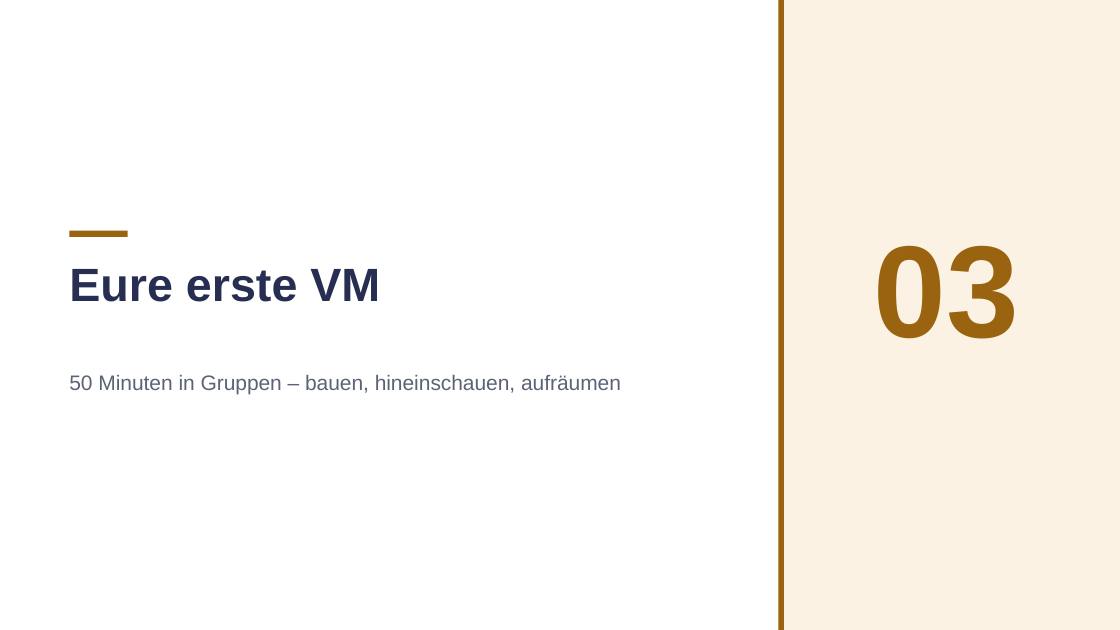
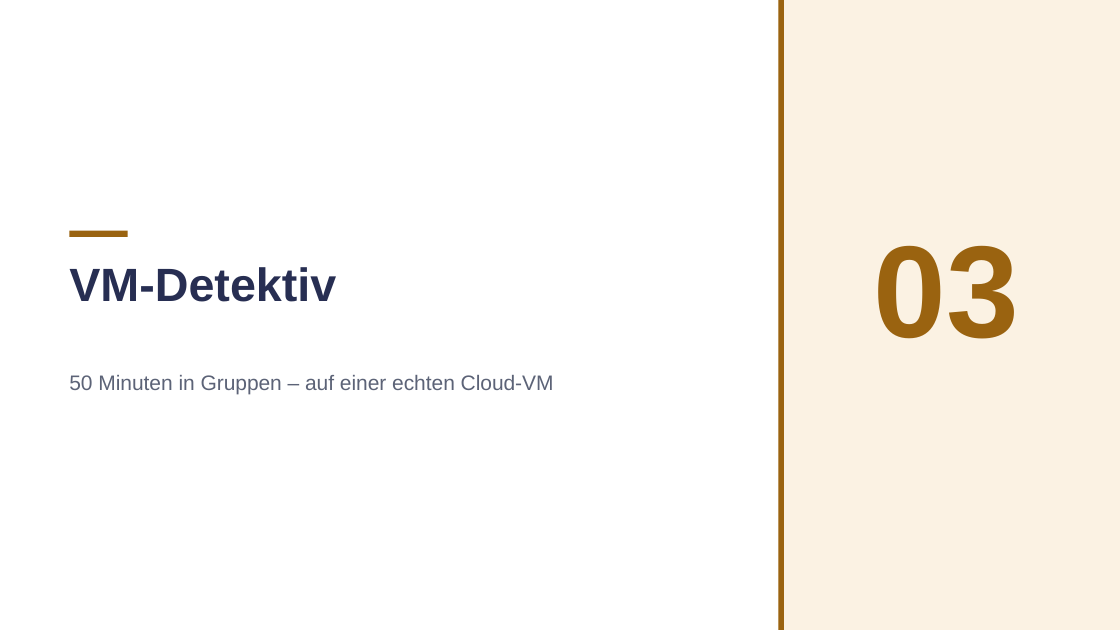
Before and after one commit to JacobMenge/kurs-unterlagen, a slide deck: slide 12 of folien/04-virtualisierung.pptx (slide 11 before the commit). Drawn at 1120x630 pixels with LibreOffice and Linux fonts; fonts in the diff are those of the drawing. Boxes give left, top, right and bottom in pixels: in the first picture for what was removed or moved away, otherwise in the second. Text is boxed around its words. In the diff, an @@ line names an element or a change of style, - is before the commit and + after.

```diff
--- a/folien/04-virtualisierung.pptx
+++ b/folien/04-virtualisierung.pptx
@@ text at (x1=69, y1=267, x2=336, y2=302): text changed @@
-Eure erste VM
+VM-Detektiv
@@ text at (x1=69, y1=375, x2=554, y2=395): text changed @@
-50 Minuten in Gruppen – bauen, hineinschauen, aufräumen
+50 Minuten in Gruppen – auf einer echten Cloud-VM
```
Also in this commit, not shown: 8 other slides changed, 8 slides added, 7 slides removed, 6 other files.
